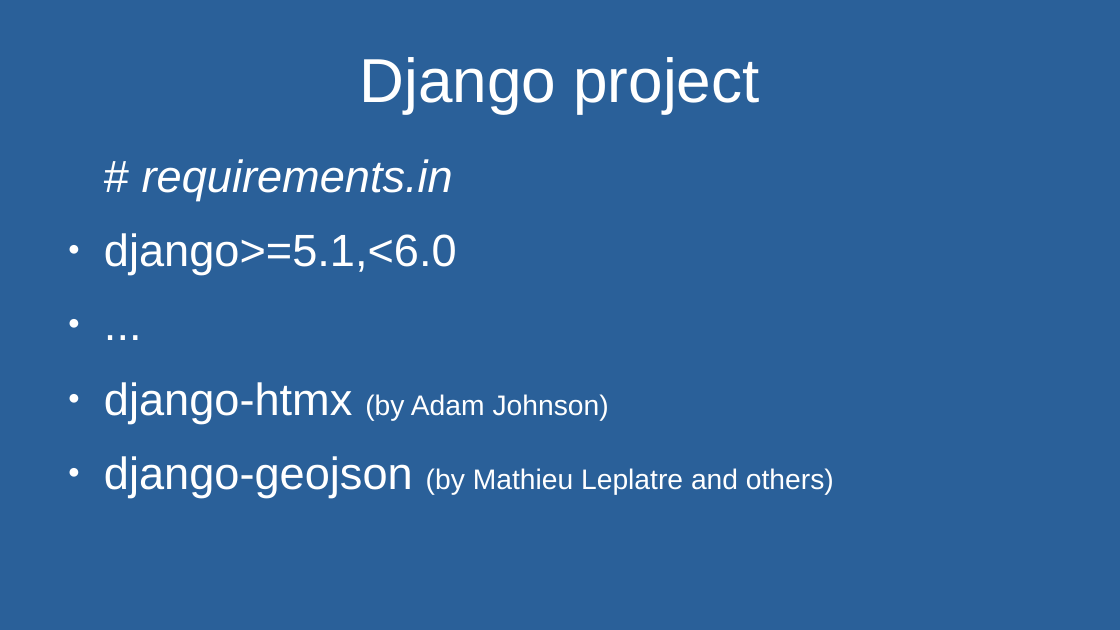
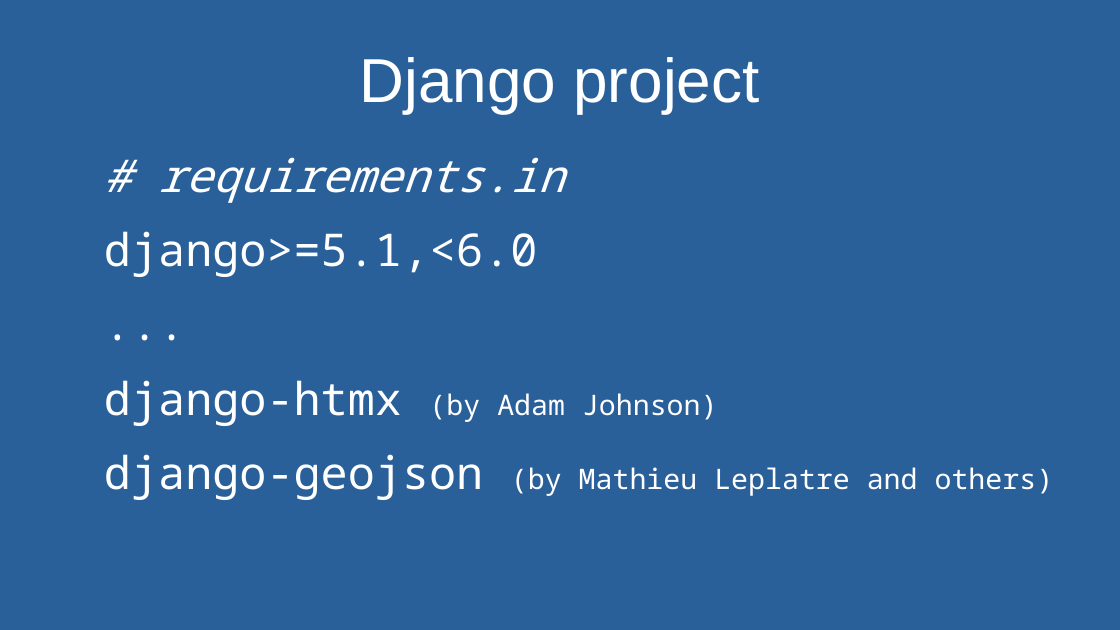
Before and after one commit to andywar65/map_swap_example, a slide deck: slide 7 of hypermedia_driven_maps.odp. Drawn at 1120x630 pixels with LibreOffice and Linux fonts; fonts in the diff are those of the drawing. Boxes give left, top, right and bottom in pixels: in the first picture for what was removed or moved away, otherwise in the second. Text is boxed around its words. In the diff, an @@ line names an element or a change of style, - is before the commit and + after.

```diff
--- a/hypermedia_driven_maps.odp
+++ b/hypermedia_driven_maps.odp
@@ text "# requirements.in" at box(104, 157, 1054, 500): font Arial to Noto Sans Mono; italic on in "#"; bullet ● to none @@
```
Also in this commit, not shown: 3 other slides changed, 8 slides added.
